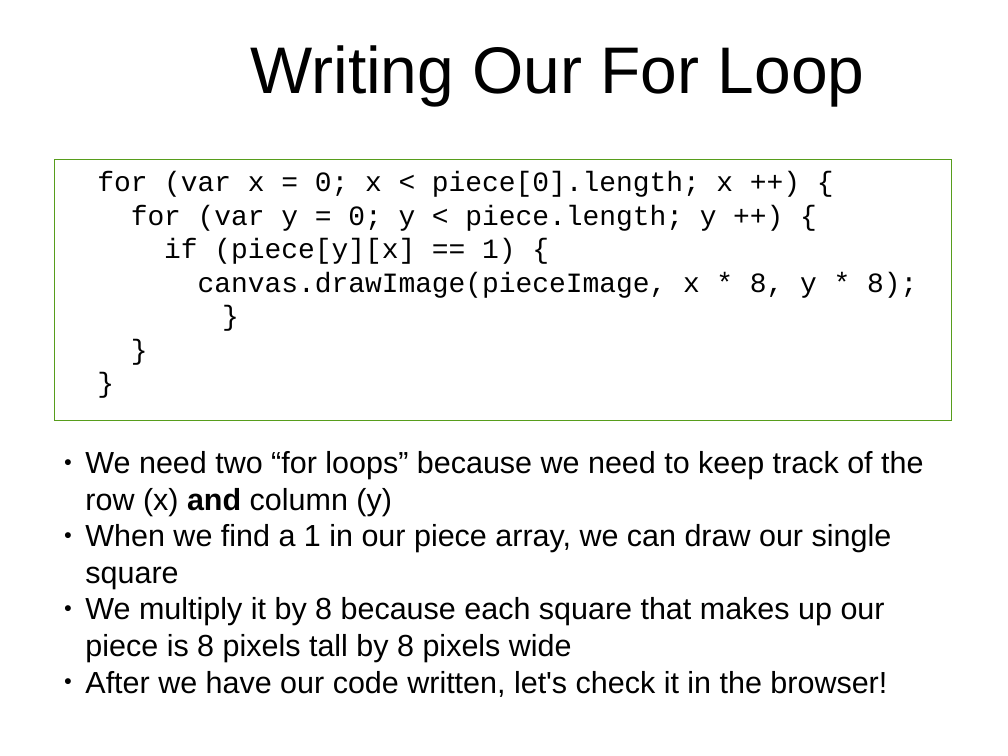
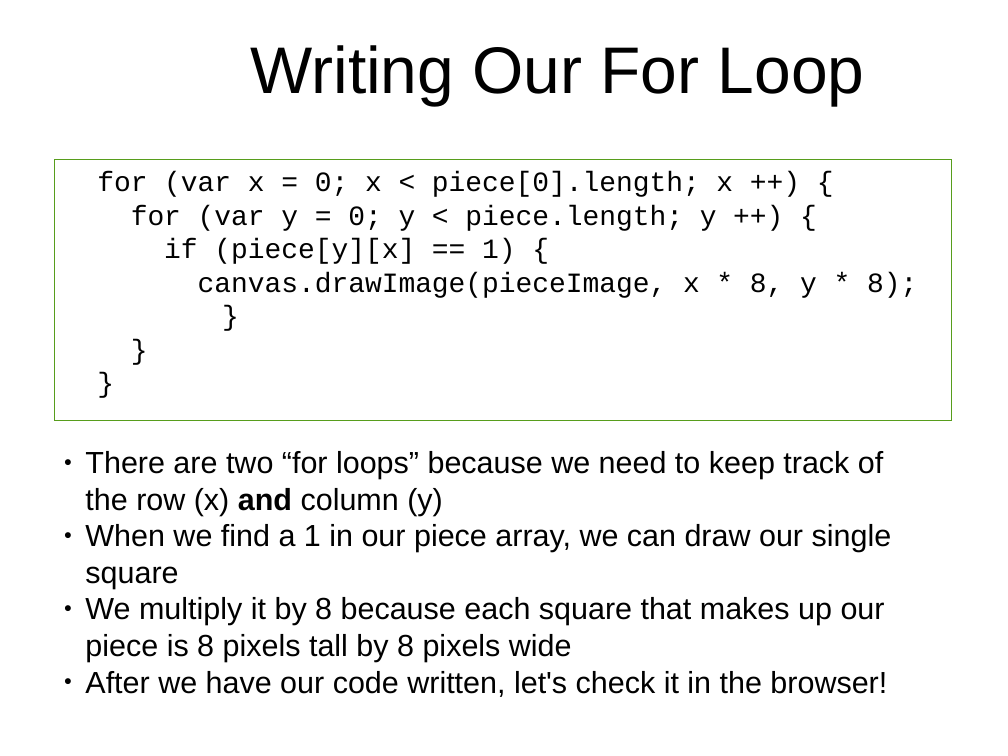
Before and after one commit to originalgrego/Webtris, a slide deck: slide 12 of Webtris - Explorathon 2016.odp. Drawn at 1008x756 pixels with LibreOffice and Linux fonts; fonts in the diff are those of the drawing; background and template pictures are left out. Boxes give left, top, right and bottom in pixels: in the first picture for what was removed or moved away, otherwise in the second. Text is boxed around its words. In the diff, an @@ line names an element or a change of style, - is before the commit and + after.

```diff
--- a/Webtris - Explorathon 2016.odp
+++ b/Webtris - Explorathon 2016.odp
@@ text at (85,451,883,516): text changed @@
-● We need two “for loops” because we need to keep track of the row (x) and column (y)
+● There are two “for loops” because we need to keep track of the row (x) and column (y)
```
Also in this commit, not shown: 11 other slides changed, 1 slide added, 1 other file.
